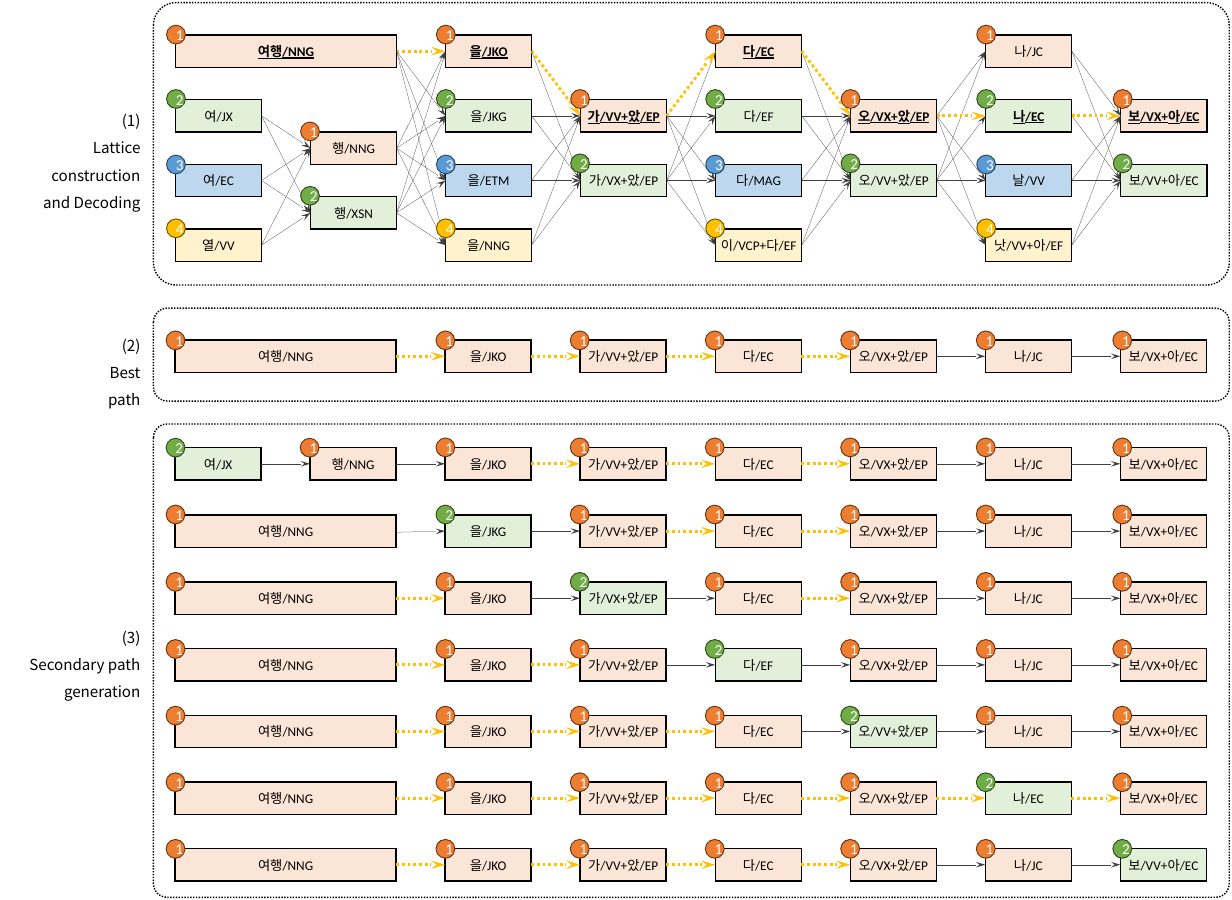
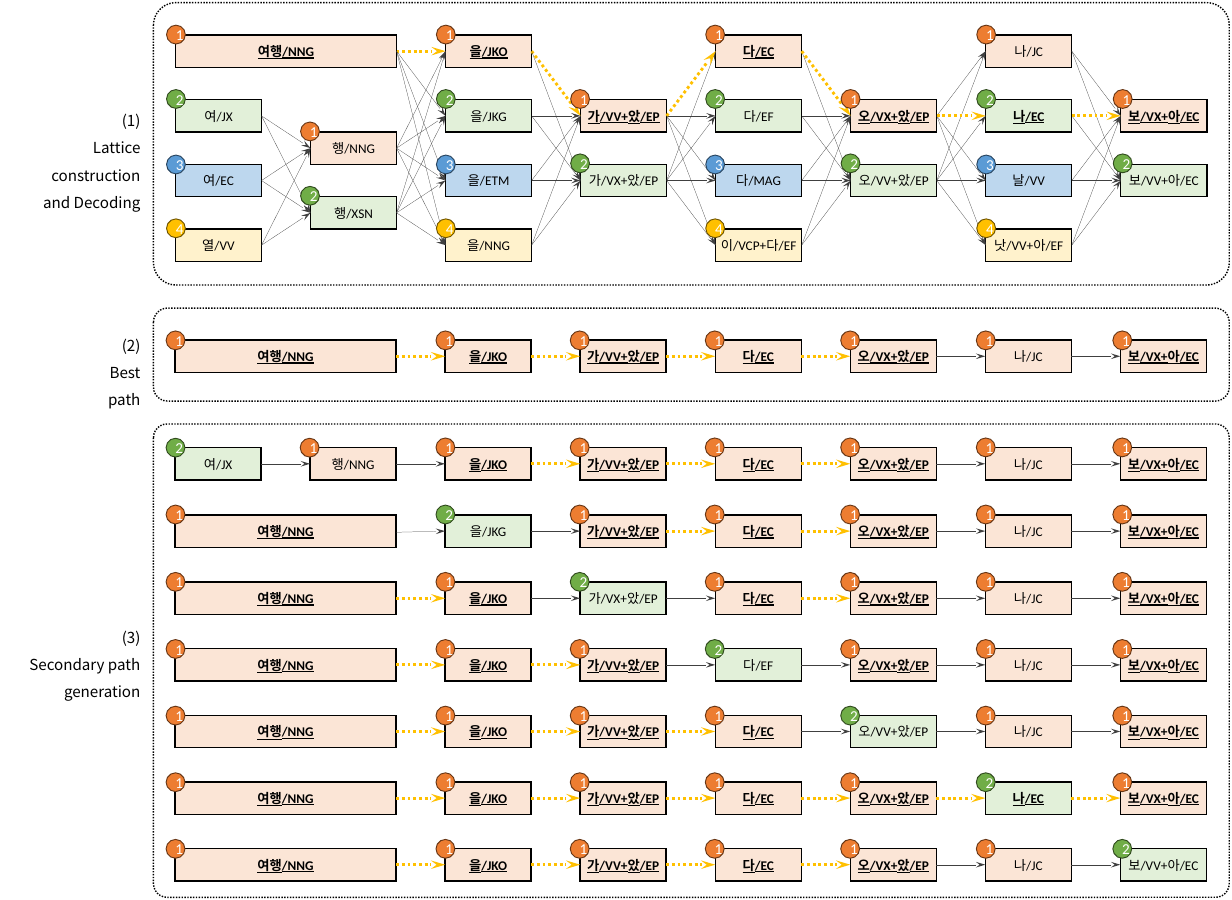
Before and after one commit to chrisjihee/ETRIJ-24.02, a slide deck: slide 1 of contents/fig;lattice-v3.pptx. Drawn at 1232x900 pixels with LibreOffice and Linux fonts; fonts in the diff are those of the drawing. Boxes give left, top, right and bottom in pixels: in the first picture for what was removed or moved away, otherwise in the second. Text is boxed around its words. In the diff, an @@ line names an element or a change of style, - is before the commit and + after.

```diff
--- a/contents/fig;lattice-v3.pptx
+++ b/contents/fig;lattice-v3.pptx
@@ bold on, underline on in 43 elements at box(446, 448, 532, 480), box(580, 448, 666, 480), box(715, 448, 802, 480), box(851, 448, 937, 480), box(1121, 448, 1207, 480), box(175, 515, 396, 547), box(580, 515, 666, 547), box(715, 515, 802, 547), box(851, 515, 937, 547), box(1121, 515, 1207, 547), box(175, 340, 396, 372), box(446, 340, 532, 372), box(580, 340, 666, 372), box(715, 340, 802, 372), box(851, 340, 937, 372), box(1121, 340, 1207, 372), box(175, 582, 396, 614), box(446, 582, 532, 614), box(715, 582, 802, 614), box(851, 582, 937, 614), box(1121, 582, 1207, 614), box(175, 649, 396, 681), box(446, 649, 532, 681), box(580, 649, 666, 681), box(851, 649, 937, 681), box(1121, 649, 1207, 681), box(175, 715, 396, 748), box(446, 715, 532, 748), box(580, 715, 666, 748), box(715, 715, 802, 748), box(1121, 715, 1207, 748), box(175, 782, 396, 815), box(446, 782, 532, 815), box(580, 782, 666, 815), box(715, 782, 802, 815), box(851, 782, 937, 815), box(985, 782, 1071, 815), box(1121, 782, 1207, 815), box(175, 849, 396, 881), box(446, 849, 532, 881), box(580, 849, 666, 881), box(715, 849, 802, 881), box(851, 849, 937, 881) @@
```
Also in this commit, not shown: 3 other files.
